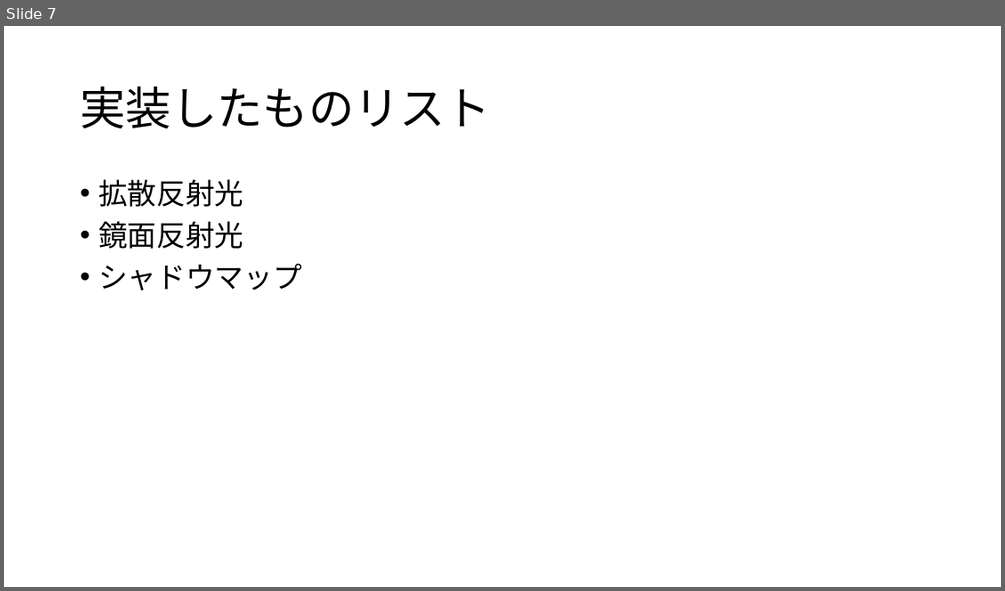
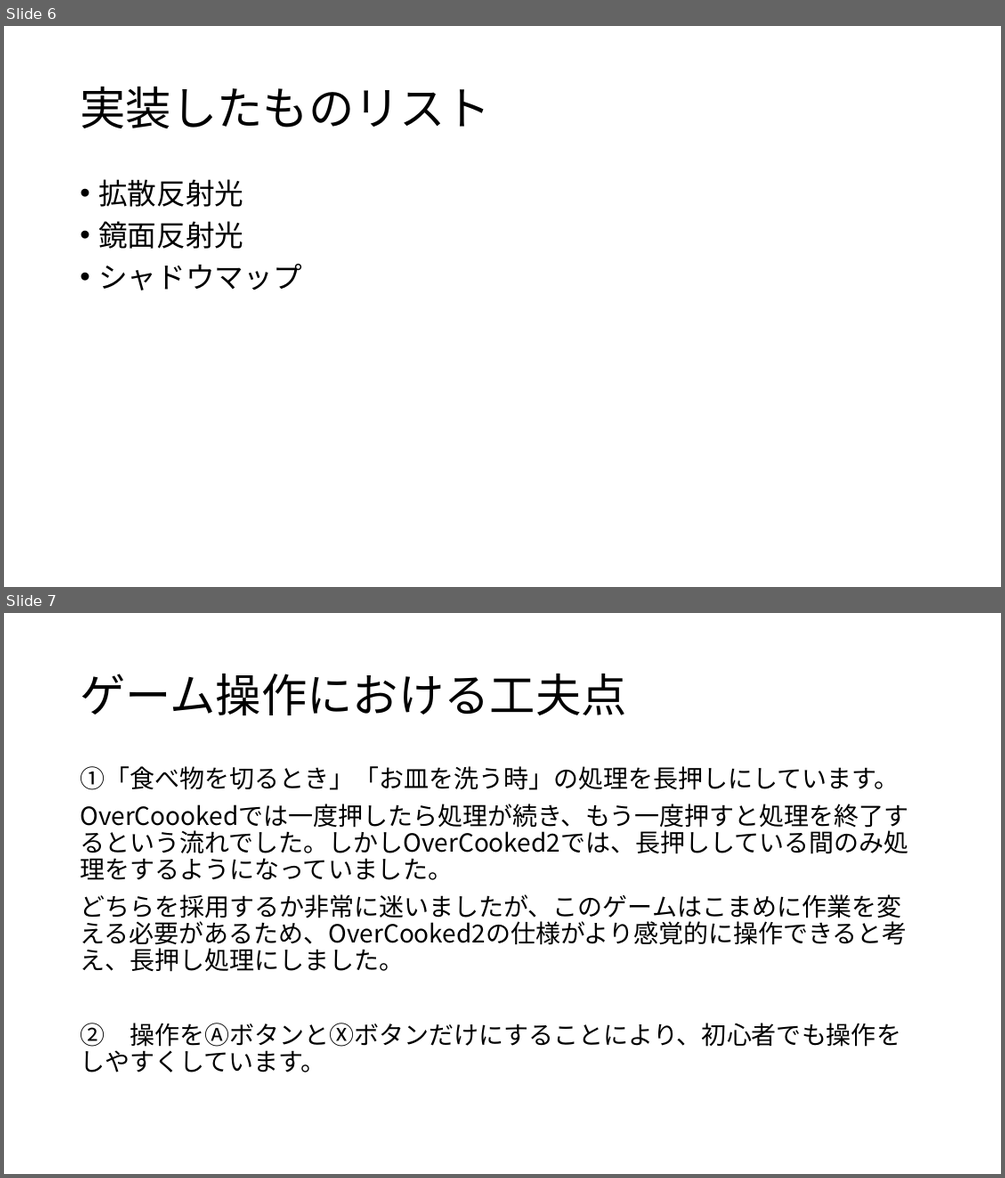
Before and after one commit to kyotento/KyotEngine, a slide deck: ポートフォリオ(仮).pptx. Shown one above the other, each under a label of ours: slide 7 before the commit, slides 6 and 7 after it. The pictures are 1005x591 and 1005x1178 pixels, drawn with LibreOffice and Linux fonts; fonts in the diff are those of the drawing. Boxes give left, top, right and bottom in pixels: in the first picture for what was removed or moved away, otherwise in the second. Text is boxed around its words. In the diff, an @@ line names an element or a change of style, - is before the commit and + after.

```diff
--- a/ポートフォリオ(仮).pptx
+++ b/ポートフォリオ(仮).pptx
@@ slide 7 added at [4,613,1001,1174], background #FFFFFF @@
@@ title added at [80,674,626,715], 44 pt, text #000000 @@
+ゲーム操作における工夫点
@@ text added at [80,766,908,1072], 24 pt, text #000000 @@
+①「食べ物を切るとき」「お皿を洗う時」の処理を長押しにしています。
+OverCoookedでは一度押したら処理が続き、もう一度押すと処理を終了するという流れでした。しかしOverCooked2では、長押ししている間のみ処理をするようになっていました。
+どちらを採用するか非常に迷いましたが、このゲームはこまめに作業を変える必要があるため、OverCooked2の仕様がより感覚的に操作できると考え、長押し処理にしました。
+② 操作をⒶボタンとⓍボタンだけにすることにより、初心者でも操作をしやすくしています。
@@ what was slide 7 is now slide 6 @@
```
Also in this commit, not shown: 3 slides changed, 3 other slides added, 3 slides removed, 4 other files.
